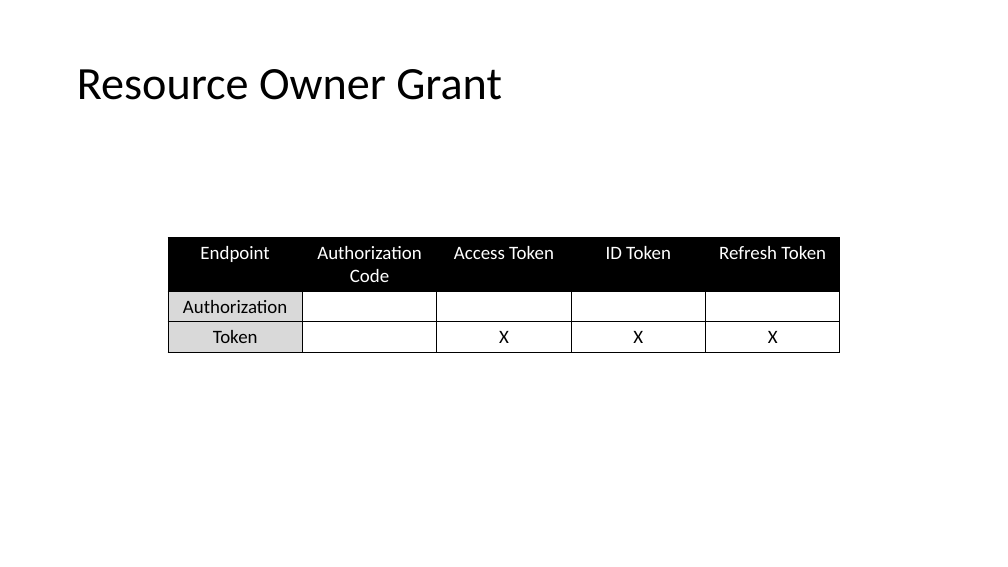
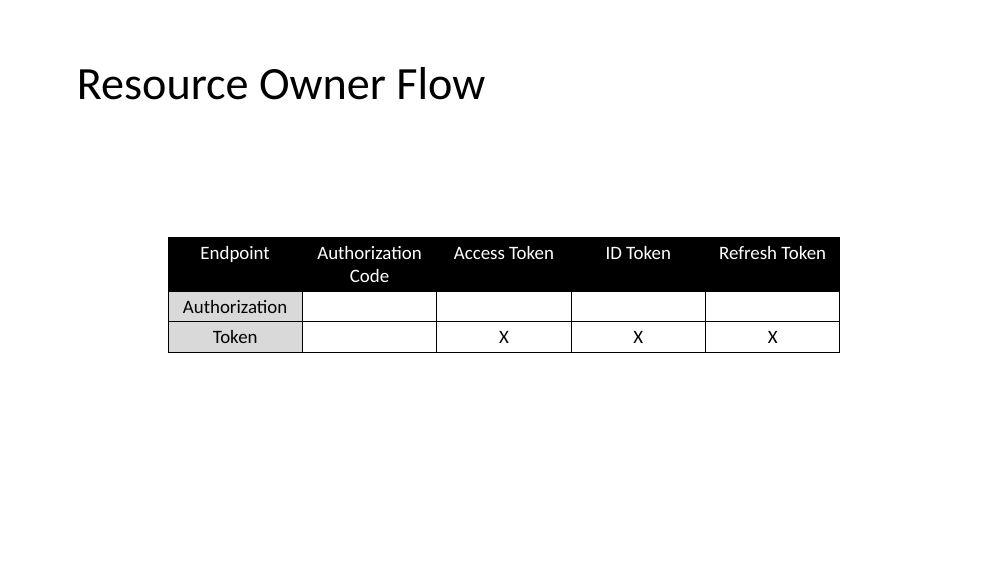
Before and after one commit to danielwagn3r/openid-workshop, a slide deck: slide 32 of OpenID & OAuth.pptx (slide 28 before the commit). Drawn at 1008x567 pixels with LibreOffice and Linux fonts; fonts in the diff are those of the drawing. Boxes give left, top, right and bottom in pixels: in the first picture for what was removed or moved away, otherwise in the second. Text is boxed around its words. In the diff, an @@ line names an element or a change of style, - is before the commit and + after.

```diff
--- a/OpenID & OAuth.pptx
+++ b/OpenID & OAuth.pptx
@@ title at [77, 67, 485, 100]: text changed @@
-Resource Owner Grant
+Resource Owner Flow
```
Also in this commit, not shown: 13 other slides changed, 5 slides added, 1 slide removed.
